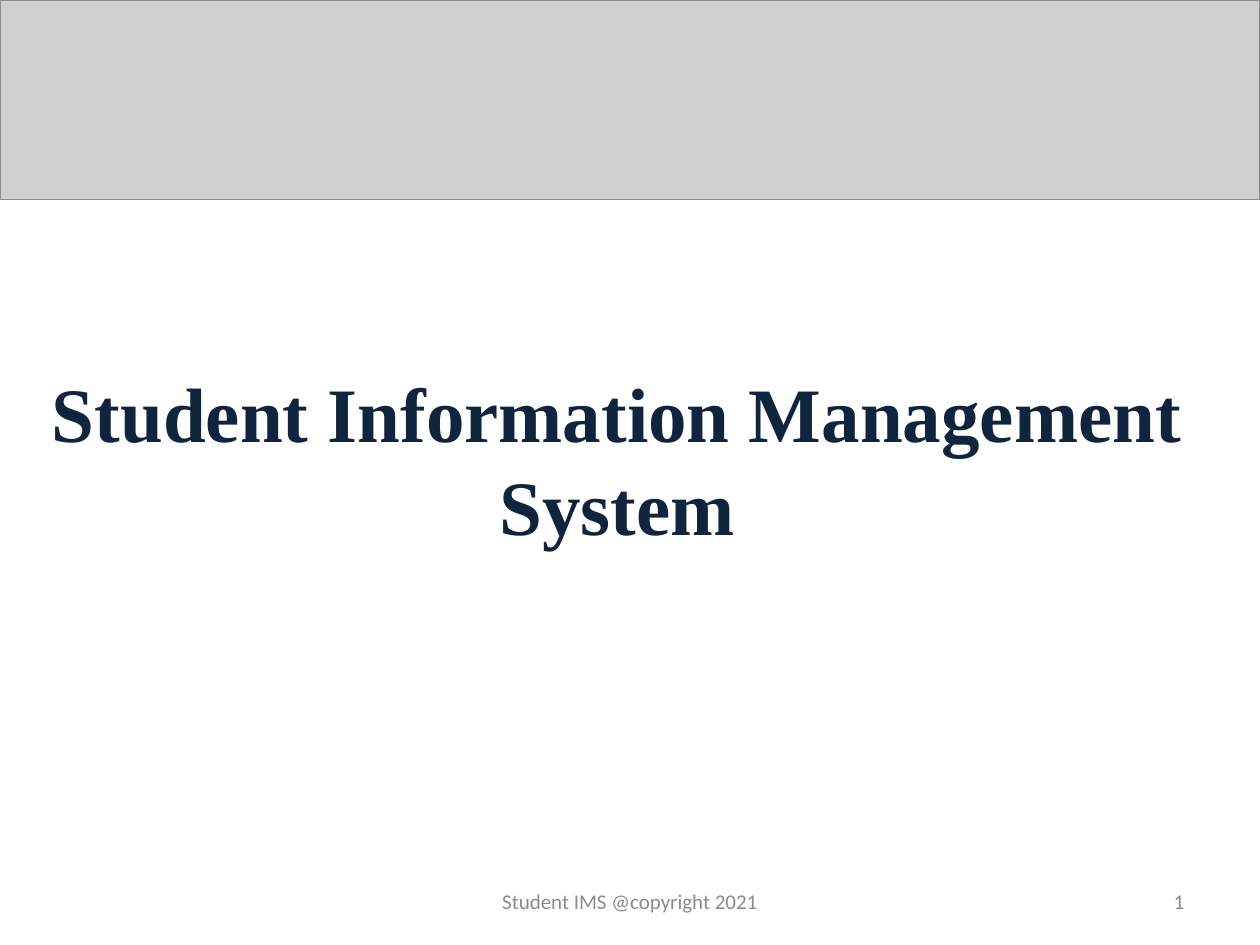
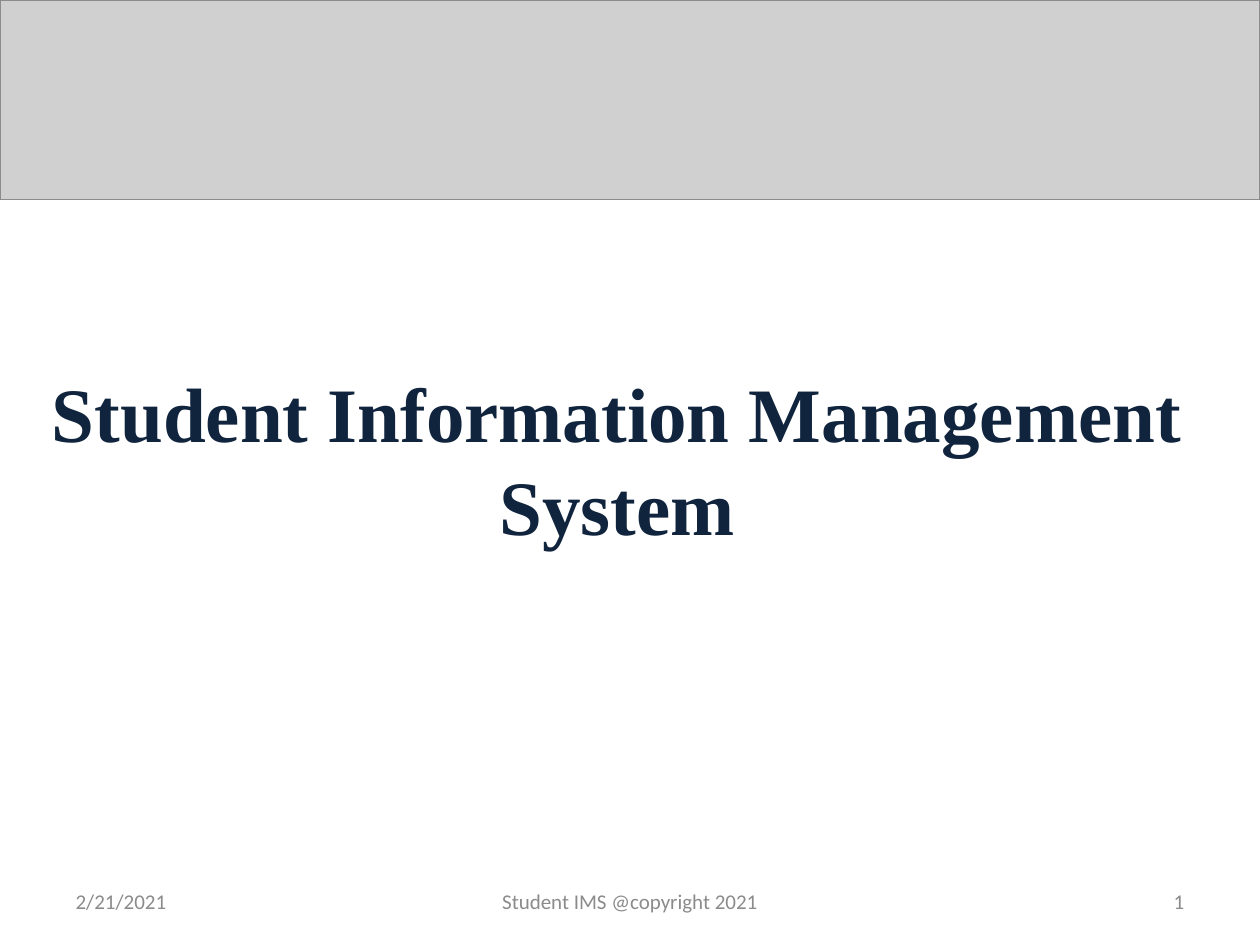
Before and after one commit to github-rinzin/documentation, a slide deck: slide 1 of fifth_review.pptx. Drawn at 1260x945 pixels with LibreOffice and Linux fonts; fonts in the diff are those of the drawing; grey boxes stand for pictures. Boxes give left, top, right and bottom in pixels: in the first picture for what was removed or moved away, otherwise in the second. Text is boxed around its words. In the diff, an @@ line names an element or a change of style, - is before the commit and + after.

```diff
--- a/fifth_review.pptx
+++ b/fifth_review.pptx
@@ text added at (76, 894, 167, 910), 12 pt, text #8C8C8C @@
+2/21/2021
```
Also in this commit, not shown: 8 other slides changed.
